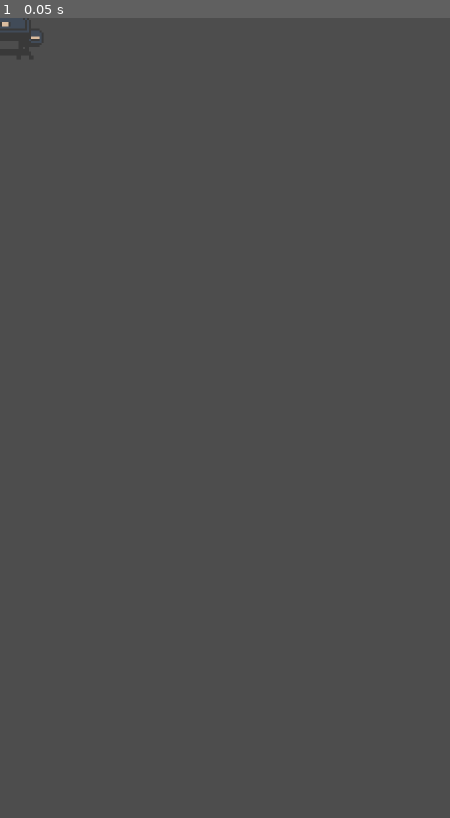
Above: before the commit, frame 1.
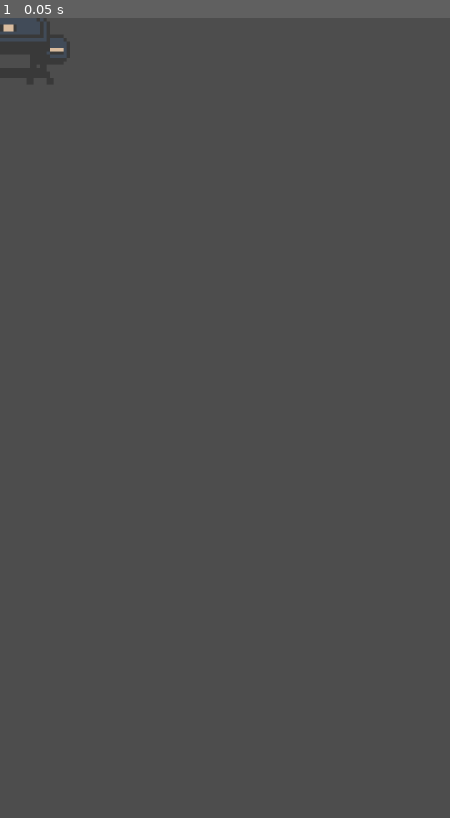
Above: after the commit, the same moment.

Repository: rgomezp/cowboy-game
Game: Godot game, scene res://scenes/specials/smoker.tscn
Same seed, same stepped clock (60 frames per second), same inputs: the game is played once before the commit and once after it. This scene is started directly instead of the project's main scene.
Inputs:
- Up to frame 1 (0.05 s): no input

The runs differ from the first frame. In frame 1, 0.1% of the frame differs, in the area x 0-15%, y 0-5%.

Commit message:
Make smoker bigger

Diff:
--- a/scenes/specials/smoker.tscn
+++ b/scenes/specials/smoker.tscn
@@ -8,5 +8,5 @@
 
 [node name="Sprite2D" type="Sprite2D" parent="."]
 texture_filter = 1
-scale = Vector2(5, 5)
+scale = Vector2(8, 8)
 texture = ExtResource("1_smoker")
